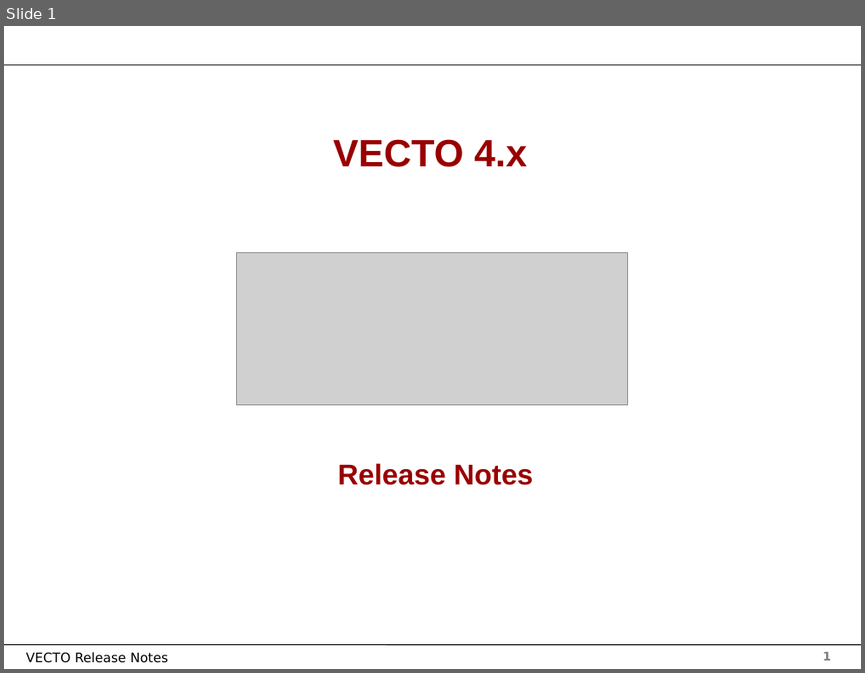
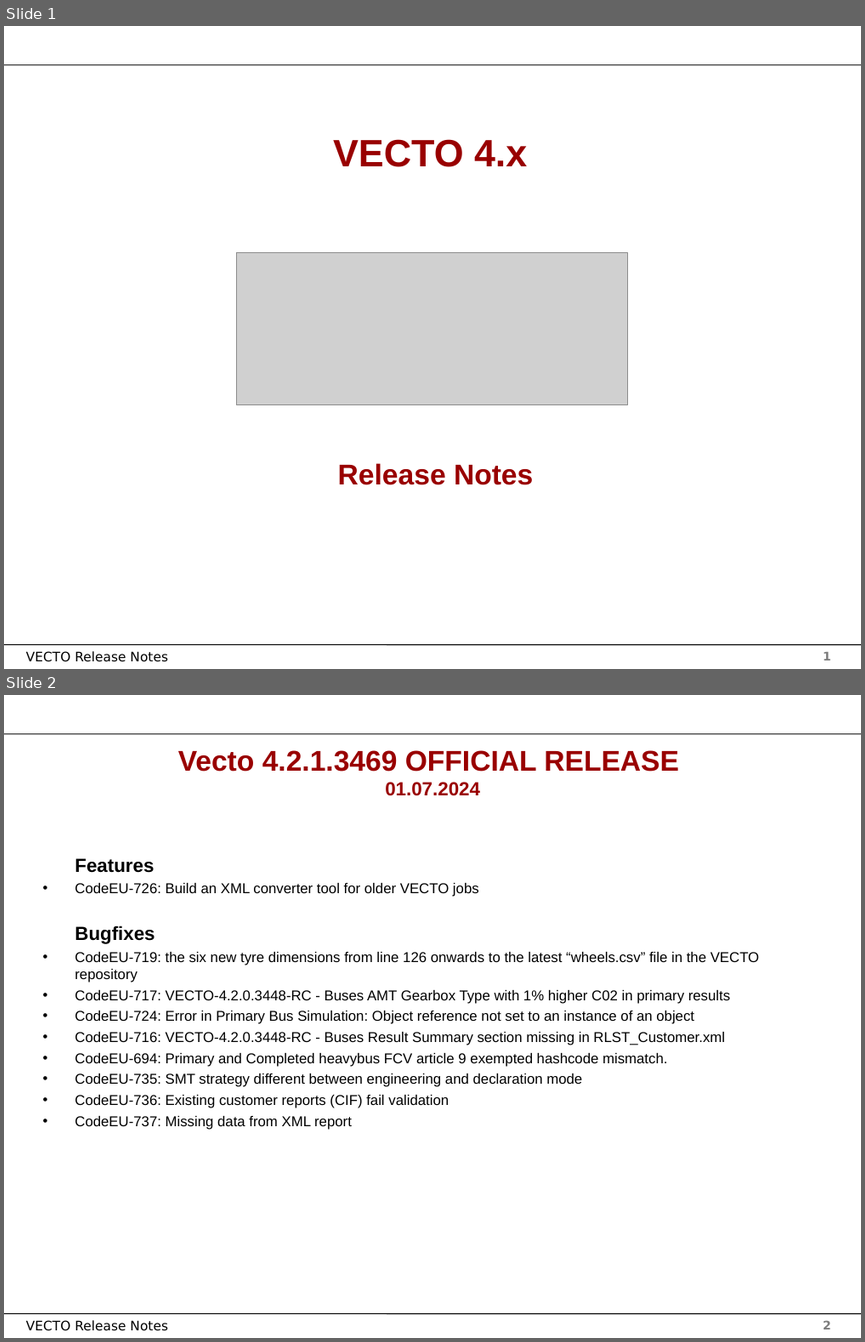
Before and after one commit to tanawadeatharva/BharatVECTO, a slide deck: Documentation/User Manual Source/Release Notes Vecto4.x.pptx. Shown one above the other, each under a label of ours: slide 1 before the commit, slides 1 and 2 after it. The pictures are 865x673 and 865x1342 pixels, drawn with LibreOffice and Linux fonts; fonts in the diff are those of the drawing; grey boxes stand for pictures; background and template pictures are left out. Boxes give left, top, right and bottom in pixels: in the first picture for what was removed or moved away, otherwise in the second. Text is boxed around its words. In the diff, an @@ line names an element or a change of style, - is before the commit and + after.

```diff
--- a/Documentation/User Manual Source/Release Notes Vecto4.x.pptx
+++ b/Documentation/User Manual Source/Release Notes Vecto4.x.pptx
@@ slide 2 added at bbox=[4, 695, 861, 1338], background #FFFFFF; not listed: 4 template elements that a slide beside it also shows @@
@@ title added at bbox=[178, 750, 679, 796], 24 pt, text #990000, bold @@
+Vecto 4.2.1.3469 OFFICIAL RELEASE
+01.07.2024
@@ text added at bbox=[75, 858, 760, 1129], 12 pt, text #000000 @@
+Features
+• CodeEU-726: Build an XML converter tool for older VECTO jobs
+Bugfixes
+• CodeEU-719: the six new tyre dimensions from line 126 onwards to the latest “wheels.csv” file in the VECTO repository
+• CodeEU-717: VECTO-4.2.0.3448-RC - Buses AMT Gearbox Type with 1% higher C02 in primary results
+• CodeEU-724: Error in Primary Bus Simulation: Object reference not set to an instance of an object
+• CodeEU-716: VECTO-4.2.0.3448-RC - Buses Result Summary section missing in RLST_Customer.xml
+• CodeEU-694: Primary and Completed heavybus FCV article 9 exempted hashcode mismatch.
+• CodeEU-735: SMT strategy different between engineering and declaration mode
+• CodeEU-736: Existing customer reports (CIF) fail validation
+• CodeEU-737: Missing data from XML report
```
Also in this commit, not shown: 4 other files.
